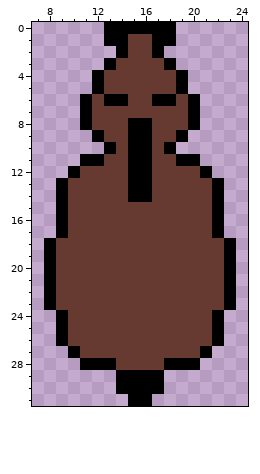
File history of a pixel-art file, ChineseNewSpit_Art/horse.aseprite. The picture above is the old version.
32x32 pixels, 1 frame. Shown: x 7..24, y 0..31.
And afterwards:
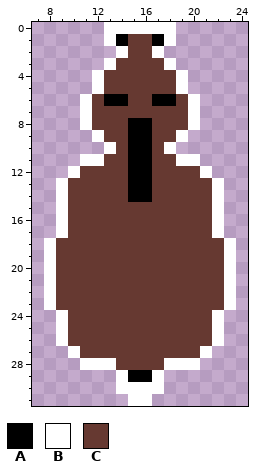
Palette (. is transparent): A #000000  B #ffffff  C #663931
Diff:
layer "Layer 2" added
--- layer "Layer 2"
@@ x 7..24 @@
- 0 ......AAAAAA......
- 1 ......AACCAA......
- 2 .......ACCA.......
- 3 ......ACCCCA......
- 4 .....ACCCCCCA.....
- 5 .....ACCCCCCA.....
- 6 ....ACAACCAACA....
- 7 ....ACCCCCCCCA....
- 8 ....ACCCAACCCA....
- 9 .....ACCAACCA.....
-10 ......ACAACA......
-11 ....AACCAACCAA....
-12 ...ACCCCAACCCCA...
-13 ..ACCCCCAACCCCCA..
-14 ..ACCCCCAACCCCCA..
-15 ..ACCCCCCCCCCCCA..
-16 ..ACCCCCCCCCCCCA..
-17 ..ACCCCCCCCCCCCA..
-18 .ACCCCCCCCCCCCCCA.
-19 .ACCCCCCCCCCCCCCA.
-20 .ACCCCCCCCCCCCCCA.
-21 .ACCCCCCCCCCCCCCA.
-22 .ACCCCCCCCCCCCCCA.
-23 .ACCCCCCCCCCCCCCA.
-24 ..ACCCCCCCCCCCCA..
-25 ..ACCCCCCCCCCCCA..
-26 ..ACCCCCCCCCCCCA..
-27 ...ACCCCCCCCCCA...
-28 ....AAACCCCAAA....
-29 .......AAAA.......
-30 .......AAAA.......
-31 ........AA........
+ 0 ......BBBBBB......
+ 1 ......BACCAB......
+ 2 .......BCCB.......
+ 3 ......BCCCCB......
+ 4 .....BCCCCCCB.....
+ 5 .....BCCCCCCB.....
+ 6 ....BCAACCAACB....
+ 7 ....BCCCCCCCCB....
+ 8 ....BCCCAACCCB....
+ 9 .....BCCAACCB.....
+10 ......BCAACB......
+11 ....BBCCAACCBB....
+12 ...BCCCCAACCCCB...
+13 ..BCCCCCAACCCCCB..
+14 ..BCCCCCAACCCCCB..
+15 ..BCCCCCCCCCCCCB..
+16 ..BCCCCCCCCCCCCB..
+17 ..BCCCCCCCCCCCCB..
+18 .BCCCCCCCCCCCCCCB.
+19 .BCCCCCCCCCCCCCCB.
+20 .BCCCCCCCCCCCCCCB.
+21 .BCCCCCCCCCCCCCCB.
+22 .BCCCCCCCCCCCCCCB.
+23 .BCCCCCCCCCCCCCCB.
+24 ..BCCCCCCCCCCCCB..
+25 ..BCCCCCCCCCCCCB..
+26 ..BCCCCCCCCCCCCB..
+27 ...BCCCCCCCCCCB...
+28 ....BBBCCCCBBB....
+29 .......BAAB.......
+30 .......BBBB.......
+31 ........BB........
Changed places in both pictures, as pixel boxes (x1, y1, x2, y2):
changed: (44, 22, 236, 406)
